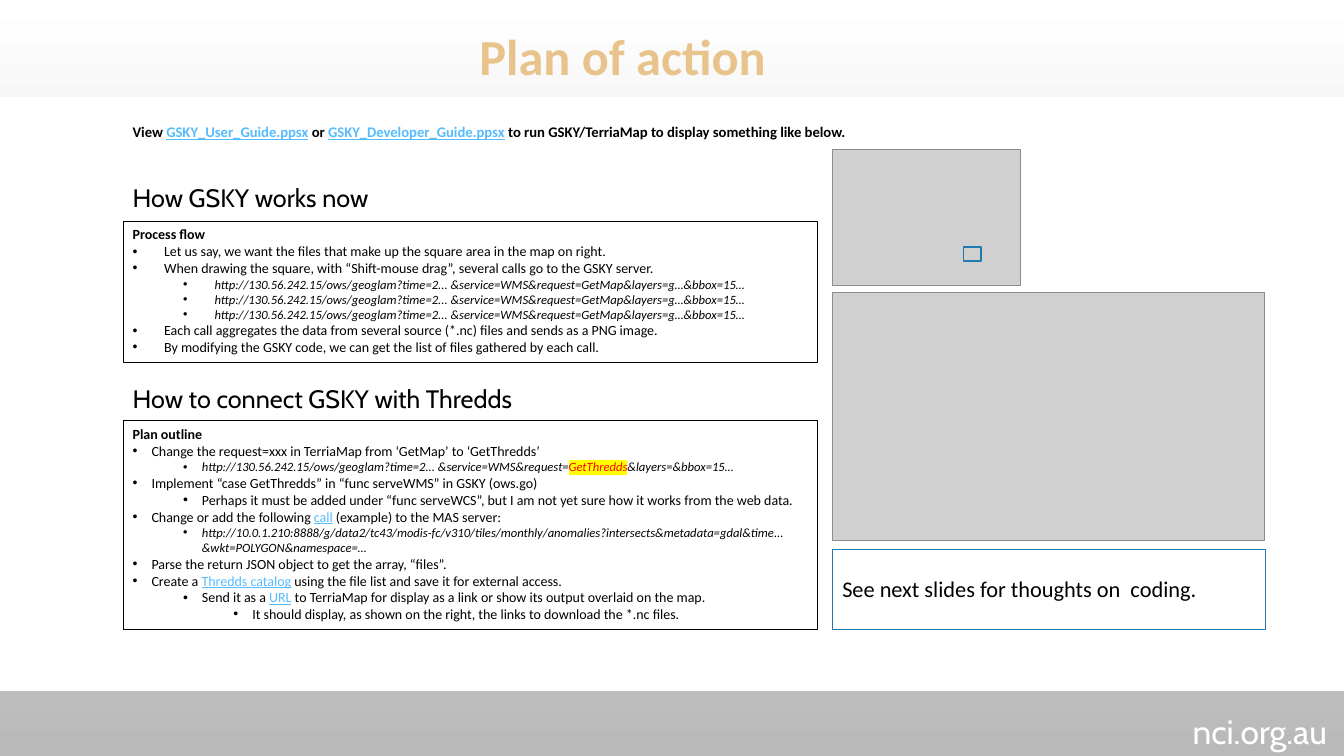
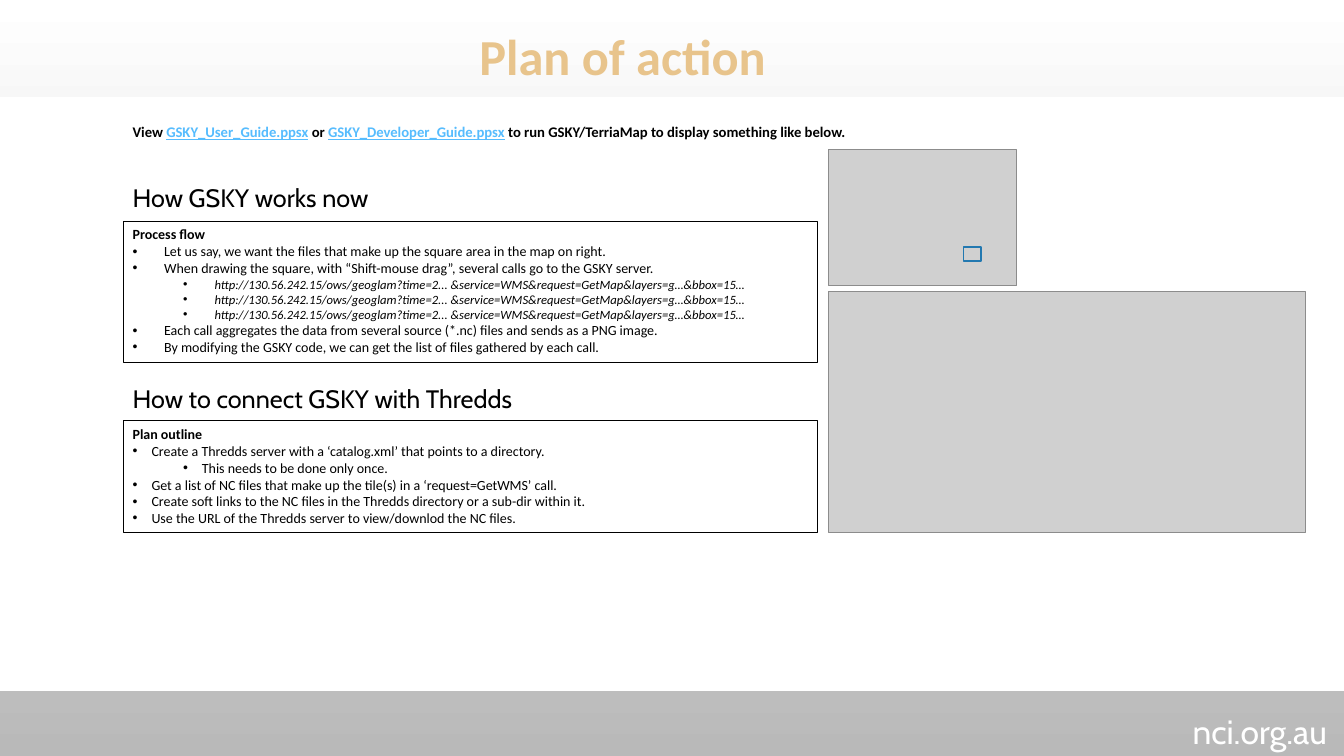
Before and after one commit to nci/gsky, a slide deck: slide 4 of Documents/ows/GSKY-Thredds_Integration.pptx. Drawn at 1344x756 pixels with LibreOffice and Linux fonts; fonts in the diff are those of the drawing; grey boxes stand for pictures; background and template pictures are left out. Boxes give left, top, right and bottom in pixels: in the first picture for what was removed or moved away, otherwise in the second. Text is boxed around its words. In the diff, an @@ line names an element or a change of style, - is before the commit and + after.

Commit message:
Terria with GSKY Documentation

```diff
--- a/Documents/ows/GSKY-Thredds_Integration.pptx
+++ b/Documents/ows/GSKY-Thredds_Integration.pptx
@@ picture: place and size @@
-picture at (833,149,1021,285)
+picture at (829,149,1017,285)
@@ picture: place and size @@
-picture at (833,292,1265,540)
+picture at (829,292,1306,533)
@@ rectangle "Plan outline": place and size @@
-rectangle "Plan outline" at (123,420,818,629)
+rectangle "Plan outline" at (123,420,818,532)
@@ text in rectangle at (152,446,585,524): text changed @@
-• Change the request=xxx in TerriaMap from ‘GetMap’ to ‘GetThredds’
-  • http://130.56.242.15/ows/geoglam?time=2... &service=WMS&request=GetThredds&layers=&bbox=15…
-• Implement “case GetThredds” in “func serveWMS” in GSKY (ows.go)
-  • Perhaps it must be added under “func serveWCS”, but I am not yet sure how it works from the web data.
-• Change or add the following call (example) to the MAS server:
-  • http://10.0.1.210:8888/g/data2/tc43/modis-fc/v310/tiles/monthly/anomalies?intersects&metadata=gdal&time... &wkt=POLYGON&namespace=…
-• Parse the return JSON object to get the array, “files”.
-• Create a Thredds catalog using the file list and save it for external access.
-  • Send it as a URL to TerriaMap for display as a link or show its output overlaid on the map.
-    • It should display, as shown on the right, the links to download the *.nc files.
+• Create a Thredds server with a ‘catalog.xml’ that points to a directory.
+  • This needs to be done only once.
+• Get a list of NC files that make up the tile(s) in a ‘request=GetWMS’ call.
+• Create soft links to the NC files in the Thredds directory or a sub-dir within it.
+• Use the URL of the Thredds server to view/downlod the NC files.
@@ rectangle removed at (833,548,1265,629) @@
-See next slides for thoughts on coding.
```
Also in this commit, not shown: 5 other slides changed, 2 slides added.
